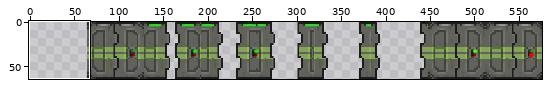
Two states of a sprite sheet, bin/Data/Door.png. Above, an overview of the earlier version with the close-up marked.
Close-up. First the earlier version:
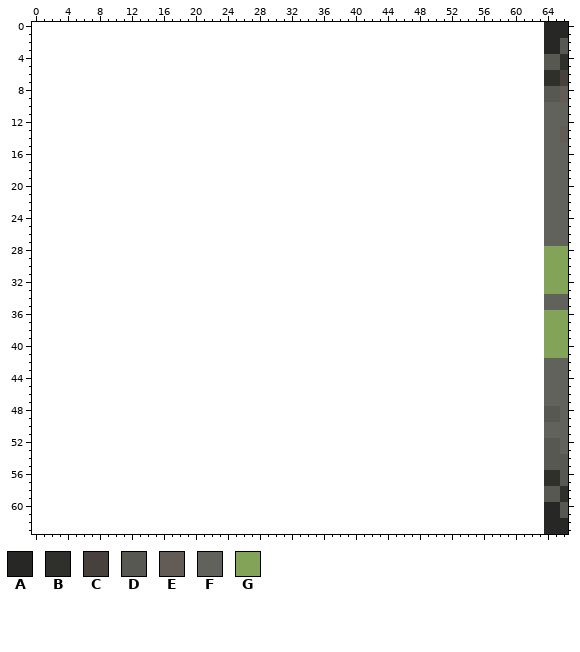
The file is 512x64 pixels. Colours within 5 levels of each other are drawn and written as one. Shown: x 0..66, y 0..63. The old version is drawn lined up with the new one, on the new canvas. The commit also changed other parts of the picture, which this record leaves out.
Palette (. is transparent): A #272725  B #2f2f2c  C #48403c  D #585853  E #635b56  F #62625d  G #83a358
Pixels before (only the part around the change), first column x 0:
 0 ................................................................AAA
 1 ................................................................AAA
 2 ................................................................AAD
 3 ................................................................AAD
 4 ................................................................DDB
 5 ................................................................DDB
 6 ................................................................BBC
 7 ................................................................BBC
 8 ................................................................DDE
 9 ................................................................DDE
10 ................................................................FFF
11 ................................................................FFF
12 ................................................................FFF
13 ................................................................FFE
14 ................................................................FFE
15 ................................................................FFF
16 ................................................................FFF
17 ................................................................FFF
18 ................................................................FFF
19 ................................................................FFF
20 ................................................................FFF
21 ................................................................FFF
22 ................................................................FFF
23 ................................................................FFF
24 ................................................................FFF
25 ................................................................FFF
26 ................................................................FFF
27 ................................................................FFF
28 ................................................................GGG
29 ................................................................GGG
30 ................................................................GGG
31 ................................................................GGG
32 ................................................................GGG
33 ................................................................GGG
34 ................................................................FFF
35 ................................................................FFF
36 ................................................................GGG
37 ................................................................GGG
38 ................................................................GGG
39 ................................................................GGG
40 ................................................................GGG
41 ................................................................GGG
42 ................................................................FFF
43 ................................................................FFF
44 ................................................................FFF
45 ................................................................FFF
46 ................................................................FFF
47 ................................................................FFF
48 ................................................................DDF
49 ................................................................DDF
50 ................................................................FFF
51 ................................................................FFF
52 ................................................................DDF
53 ................................................................DDF
54 ................................................................DDD
55 ................................................................DDD
56 ................................................................BBD
57 ................................................................BBD
58 ................................................................DDB
59 ................................................................DDB
60 ................................................................AAD
61 ................................................................AAD
62 ................................................................AAA
63 ................................................................AAA
The result:
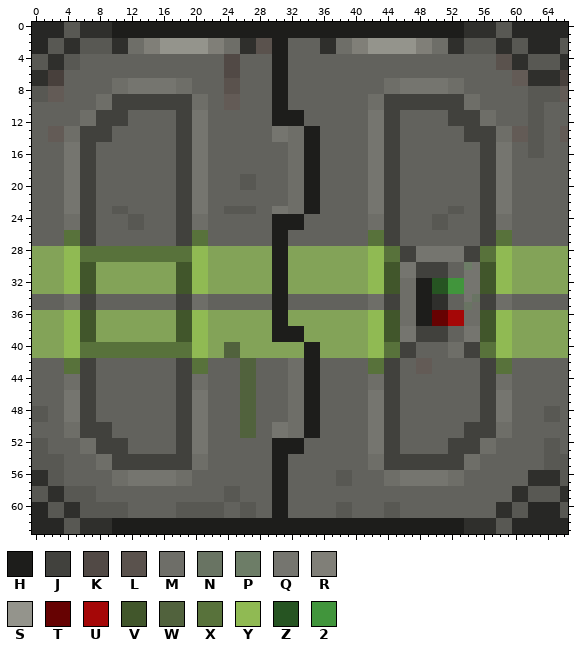
Colours new in this view: H #1d1d1b  J #41413d  K #514945  L #5a524d  M #6e6e68  N #697463  P #6d7d67  Q #75756f  R #807f78  S #94948c  T #660202  U #a50707  V #41562b  W #51623d  X #58723b  Y #90ba53  Z #265422  2 #41953c
What changed:
canvas 512x64 -> 576x64, the old top-left corner now at 64,0
Changed rows in their new state; - is an unchanged pixel.
first column x 0:
 0 AAAADDBBBBHHHHHHHHHHHHHHHHHHHHHHHHHHHHHHHHHHHHHHHHHHHHBBBBDDAAAA
 1 AAAADDBBBBHHHHHHHHHHHHHHHHHHHHHHHHHHHHHHHHHHHHHHHHHHHHBBBBDDAAAA
 2 AADDBBDDDDBBMMRRSSSSSSRRMMBBLLHHFFFFBBMMRRSSSSSSRRMMBBDDDDBBDDAA
 3 AADDBBDDDDBBMMRRSSSSSSRRMMBBLLHHFFFFBBMMRRSSSSSSRRMMBBDDDDBBDDAA
 4 DDBBDDFFFFFFFFFFFFFFFFFFKKFFFFHHFFFFFFFFFFFFFFFFFFFFFFFFFFLLBBDD
 5 DDBBDDFFFFFFFFFFFFFFFFFFKKFFFFHHFFFFFFFFFFFFFFFFFFFFFFFFFFLLBBDD
 6 BBCCFFFFFFFFFFFFFFFFFFFFKKFFFFHHFFFFFFFFFFFFFFFFFFFFFFFFFFFFEEBB
 7 BBCCFFFFFFMMQQQQQQMMFFFFLLFFFFHHFFFFFFFFFFFFMMQQQQQQMMFFFFFFEEBB
 8 DDEEFFFFFFMMQQQQQQMMFFFFLLFFFFHHFFFFFFFFFFFFMMQQQQQQMMFFFFFFFFDD
 9 DDEEFFFFMMJJJJJJJJJJMMFFEEFFFFHHFFFFFFFFFFMMJJJJJJJJJJMMFFFFFFDD
10 FFFFFFFFMMJJJJJJJJJJMMFFEEFFFFHHFFFFFFFFFFMMJJJJJJJJJJMMFFFFFFDD
11 FFFFFFMMJJJJFFFFFFJJQQFFFFFFFFHHHHFFFFFFFFQQJJFFFFFFJJJJMMFFFFDD
12 FFFFFFMMJJJJFFFFFFJJQQFFFFFFFFHHHHFFFFFFFFQQJJFFFFFFJJJJMMFFFFDD
13 FFEEMMJJJJFFFFFFFFJJQQFFFFFFFFQQMMHHFFFFFFQQJJFFFFFFFFJJJJMMEEDD
14 FFEEMMJJJJFFFFFFFFJJQQFFFFFFFFQQMMHHFFFFFFQQJJFFFFFFFFJJJJMMEEDD
15 FFFFQQJJFFFFFFFFFFJJQQFFFFFFFFFFMMHHFFFFFFQQJJFFFFFFFFFFJJQQFFDD
16 FFFFQQJJFFFFFFFFFFJJQQFFFFFFFFFFMMHHFFFFFFQQJJFFFFFFFFFFJJQQFFDD
17 FFFFQQJJFFFFFFFFFFJJQQFFFFFFFFFFMMHHFFFFFFQQJJFFFFFFFFFFJJQQFFFF
18 FFFFQQJJFFFFFFFFFFJJQQFFFFFFFFFFMMHHFFFFFFQQJJFFFFFFFFFFJJQQFFFF
19 FFFFQQJJFFFFFFFFFFJJQQFFFFDDFFFFMMHHFFFFFFQQJJFFFFFFFFFFJJQQFFFF
20 FFFFQQJJFFFFFFFFFFJJQQFFFFDDFFFFMMHHFFFFFFQQJJFFFFFFFFFFJJQQFFFF
21 FFFFQQJJFFFFFFFFFFJJQQFFFFFFFFFFMMHHFFFFFFQQJJFFFFFFFFFFJJQQFFFF
22 FFFFQQJJFFFFFFFFFFJJQQFFFFFFFFFFMMHHFFFFFFQQJJFFFFFFFFFFJJQQFFFF
23 FFFFQQJJFFDDFFFFFFJJQQFFDDDDFFQQMMHHFFFFFFQQJJFFFFFFDDFFJJQQFFFF
24 FFFFMMJJFFFFDDFFFFJJMMFFFFFFFFHHHHFFFFFFFFMMJJFFFFDDFFFFJJMMFFFF
25 FFFFMMJJFFFFDDFFFFJJMMFFFFFFFFHHHHFFFFFFFFMMJJFFFFDDFFFFJJMMFFFF
26 FFFFXXJJFFFFFFFFFFJJXXFFFFFFFFHHFFFFFFFFFFXXJJFFFFFFFFFFJJXXFFFF
27 FFFFXXJJFFFFFFFFFFJJXXFFFFFFFFHHFFFFFFFFFFXXJJFFFFFFFFFFJJXXFFFF
28 GGGGYYXXXXXXXXXXXXXXYYGGGGGGGGHHGGGGGGGGGGYYXXJJQQQQQQJJXXYYGGGG
29 GGGGYYXXXXXXXXXXXXXXYYGGGGGGGGHHGGGGGGGGGGYYXXJJQQQQQQJJXXYYGGGG
30 GGGGYYVVGGGGGGGGGGVVYYGGGGGGGGHHGGGGGGGGGGYYVVQQJJJJFFPQVVYYGGGG
31 GGGGYYVVGGGGGGGGGGVVYYGGGGGGGGHHGGGGGGGGGGYYVVQQJJJJFFQQVVYYGGGG
32 GGGGYYVVGGGGGGGGGGVVYYGGGGGGGGHHGGGGGGGGGGYYVVMMHHZZ22QQVVYYGGGG
33 GGGGYYVVGGGGGGGGGGVVYYGGGGGGGGHHGGGGGGGGGGYYVVMMHHZZ22QQVVYYGGGG
34 FFFFMMJJFFFFFFFFFFJJMMFFFFFFFFHHFFFFFFFFFFMMJJMMHHBBFFQNJJMMFFFF
35 FFFFMMJJFFFFFFFFFFJJMMFFFFFFFFHHFFFFFFFFFFMMJJMMHHBBFFNMJJMMFFFF
36 GGGGYYVVGGGGGGGGGGVVYYGGGGGGGGHHGGGGGGGGGGYYVVMMHHTTUUMMVVYYGGGG
37 GGGGYYVVGGGGGGGGGGVVYYGGGGGGGGHHGGGGGGGGGGYYVVMMHHTTUUMMVVYYGGGG
38 GGGGYYVVGGGGGGGGGGVVYYGGGGGGGGHHHHGGGGGGGGYYVVQQJJJJFFQQVVYYGGGG
39 GGGGYYVVGGGGGGGGGGVVYYGGGGGGGGHHHHGGGGGGGGYYVVQQJJJJFFQQVVYYGGGG
40 GGGGYYXXXXXXXXXXXXXXYYGGWWGGGGGGGGHHGGGGGGYYXXJJFFFFMMJJXXYYGGGG
41 GGGGYYXXXXXXXXXXXXXXYYGGWWGGGGGGGGHHGGGGGGYYXXJJFFFFMMJJXXYYGGGG
42 FFFFXXJJFFFFFFFFFFJJXXFFFFWWFFFFMMHHFFFFFFXXJJFFEEFFFFFFJJXXFFFF
43 FFFFXXJJFFFFFFFFFFJJXXFFFFWWFFFFMMHHFFFFFFXXJJFFEEFFFFFFJJXXFFFF
44 FFFFMMJJFFFFFFFFFFJJMMFFFFWWFFFFMMHHFFFFFFMMJJFFFFFFFFFFJJMMFFFF
45 FFFFMMJJFFFFFFFFFFJJMMFFFFWWFFFFMMHHFFFFFFMMJJFFFFFFFFFFJJMMFFFF
46 FFFFQQJJFFFFFFFFFFJJQQFFFFWWFFFFMMHHFFFFFFQQJJFFFFFFFFFFJJQQFFFF
47 FFFFQQJJFFFFFFFFFFJJQQFFFFWWFFFFMMHHFFFFFFQQJJFFFFFFFFFFJJQQFFFF
48 DDFFQQJJFFFFFFFFFFJJQQFFFFWWFFFFMMHHFFFFFFQQJJFFFFFFFFFFJJQQFFFF
49 DDFFQQJJFFFFFFFFFFJJQQFFFFWWFFFFMMHHFFFFFFQQJJFFFFFFFFFFJJQQFFFF
50 FFFFMMJJJJFFFFFFFFJJQQFFFFWWFFQQMMHHFFFFFFQQJJFFFFFFFFJJJJMMFFFF
51 FFFFMMJJJJFFFFFFFFJJQQFFFFWWFFQQMMHHFFFFFFQQJJFFFFFFFFJJJJMMFFFF
52 DDFFFFMMJJJJFFFFFFJJQQFFFFFFFFHHHHFFFFFFFFQQJJFFFFFFJJJJMMFFFFFF
53 DDFFFFMMJJJJFFFFFFJJQQFFFFFFFFHHHHFFFFFFFFQQJJFFFFFFJJJJMMFFFFFF
54 DDDDFFFFMMJJJJJJJJJJMMFFFFFFFFHHFFFFFFFFFFMMJJJJJJJJJJMMFFFFFFFF
55 DDDDFFFFMMJJJJJJJJJJMMFFFFFFFFHHFFFFFFFFFFMMJJJJJJJJJJMMFFFFFFFF
56 BBDDFFFFFFMMQQQQQQMMFFFFFFFFFFHHFFFFFFDDFFFFMMQQQQQQMMFFFFFFFFBB
57 BBDDFFFFFFMMQQQQQQMMFFFFFFFFFFHHFFFFFFDDFFFFMMQQQQQQMMFFFFFFFFBB
58 DDBBDDDDFFFFFFFFFFFFFFFFDDFFFFHHFFFFFFFFFFFFFFFFFFFFFFFFFFFFBBDD
59 DDBBDDDDFFFFFFFFFFFFFFFFDDFFFFHHFFFFFFFFFFFFFFFFFFFFFFFFFFFFBBDD
60 AADDBBDDDDDDFFFFFFDDDDDDFFDDFFHHFFFFFFDDFFFFDDFFFFFFFFFFFFBBDDAA
61 AADDBBDDDDDDFFFFFFDDDDDDFFDDFFHHFFFFFFDDFFFFDDFFFFFFFFFFFFBBDDAA
62 AAAADDBBBBHHHHHHHHHHHHHHHHHHHHHHHHHHHHHHHHHHHHHHHHHHHHBBBBDDAAAA
63 AAAADDBBBBHHHHHHHHHHHHHHHHHHHHHHHHHHHHHHHHHHHHHHHHHHHHBBBBDDAAAA
Changed places in both close-ups, as pixel boxes (x1, y1, x2, y2):
added: (32, 22, 544, 534)
